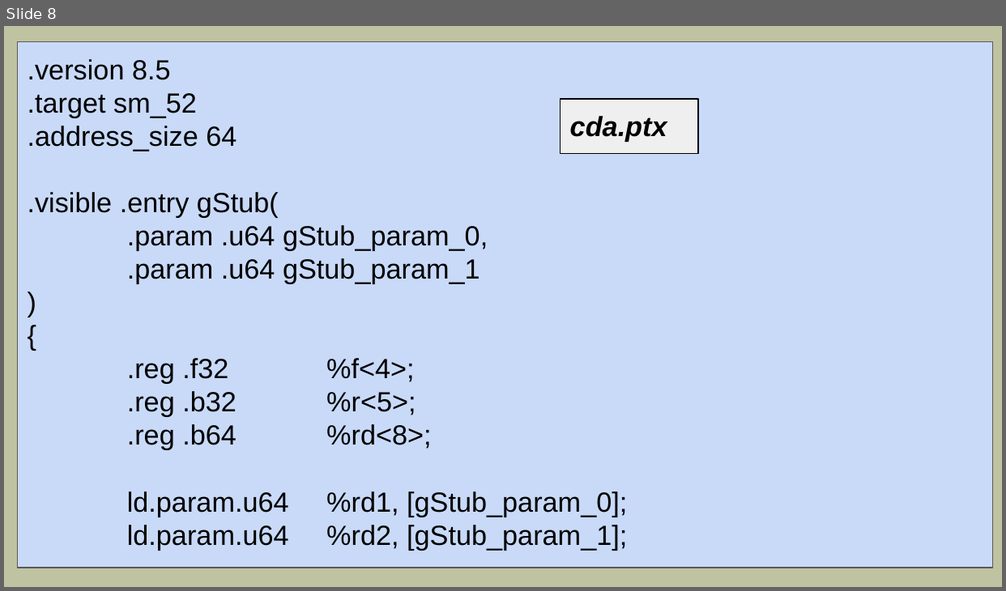
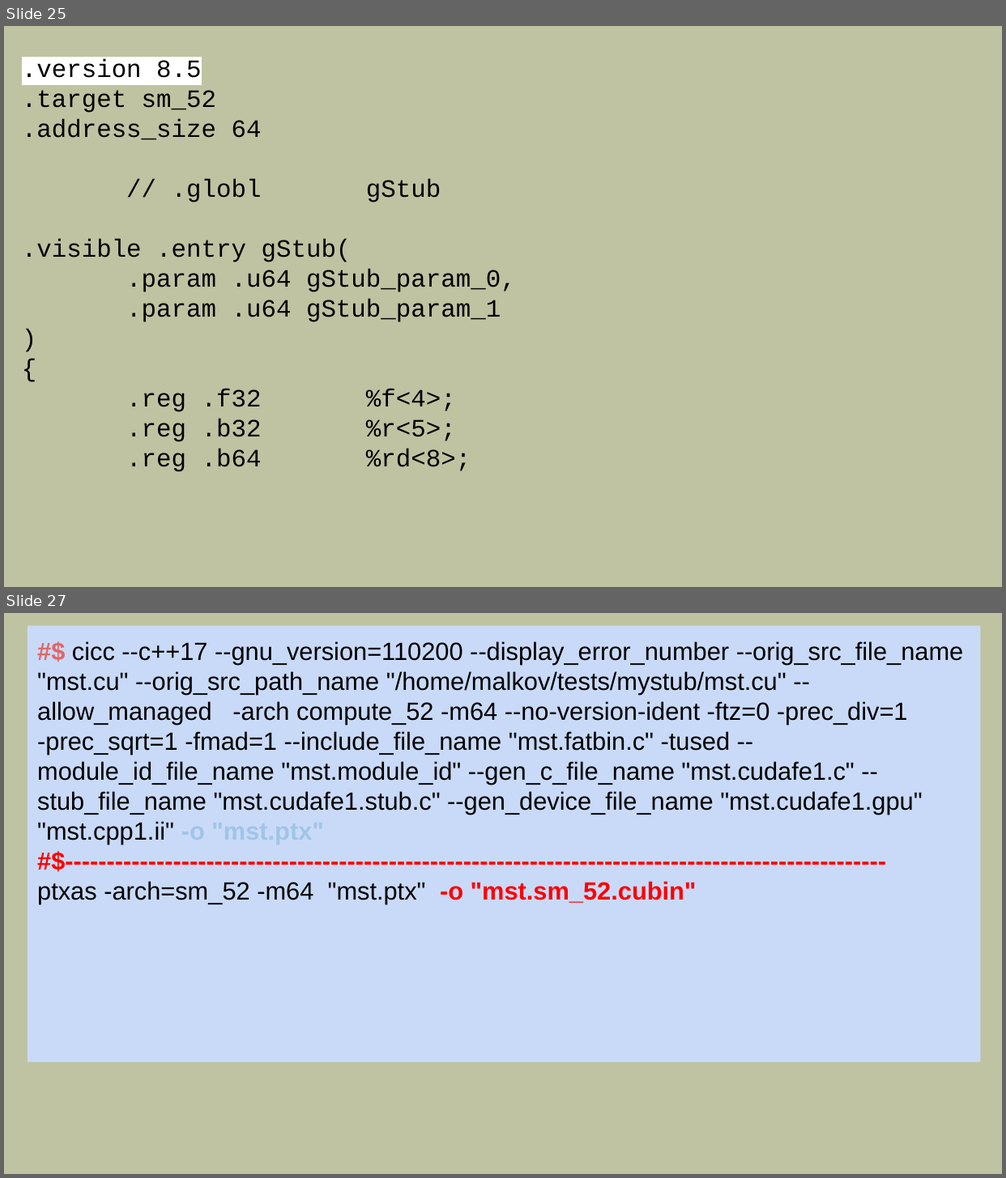
Before and after one commit to mlkv52/sibsutis_cuda_bachelors-2025, a slide deck: Лекции/pptx/Лекция8-ПГП-2025.pptx. Shown one above the other, each under a label of ours: slide 8 before the commit, slides 25 and 27 after it; the slides between them are not shown. The pictures are 1006x591 and 1006x1178 pixels, drawn with LibreOffice and Linux fonts; fonts in the diff are those of the drawing. Boxes give left, top, right and bottom in pixels: in the first picture for what was removed or moved away, otherwise in the second. Text is boxed around its words. In the diff, an @@ line names an element or a change of style, - is before the commit and + after.

```diff
--- a/Лекции/pptx/Лекция8-ПГП-2025.pptx
+++ b/Лекции/pptx/Лекция8-ПГП-2025.pptx
@@ slide 27 added at bbox=[4, 613, 1002, 1174], background #C0C3A1 @@
@@ rectangle added at bbox=[27, 626, 980, 1063], fill #C9DAF8, 18 pt, text #000000 @@
+#$ cicc --c++17 --gnu_version=110200 --display_error_number --orig_src_file_name "mst.cu" --orig_src_path_name "/home/malkov/tests/mystub/mst.cu" --allow_managed -arch compute_52 -m64 --no-version-ident -ftz=0 -prec_div=1 -prec_sqrt=1 -fmad=1 --include_file_name "mst.fatbin.c" -tused --module_id_file_name "mst.module_id" --gen_c_file_name "mst.cudafe1.c" --stub_file_name "mst.cudafe1.stub.c" --gen_device_file_name "mst.cudafe1.gpu" "mst.cpp1.ii" -o "mst.ptx"
+#$---------------------------------------------------------------------------------------------------
+ptxas -arch=sm_52 -m64 "mst.ptx" -o "mst.sm_52.cubin"
@@ what was slide 8 is now slide 25 @@
@@ slide 25 changed as well @@
@@ text ".version 8.5": place and size @@
-text ".version 8.5" at bbox=[17, 42, 993, 568]
+text ".version 8.5" at bbox=[22, 59, 516, 472]
@@ text ".version 8.5" at bbox=[22, 59, 516, 472]: fill #C9DAF8 to none; outline #595959 0.75 pt to none @@
@@ text at bbox=[22, 59, 516, 472]: size 20 to 18 pt, font Arial to Courier New; highlight none to #FFFFFF in ".version 8.5" @@
@@ rectangle removed at bbox=[560, 99, 697, 154] @@
-cda.ptx
@@ text at bbox=[172, 179, 441, 203]: paragraph added @@
+// .globl gStub
@@ text at bbox=[127, 492, 627, 550]: paragraphs removed @@
-ld.param.u64 %rd1, [gStub_param_0];
-ld.param.u64 %rd2, [gStub_param_1];
```
Also in this commit, not shown: 4 other slides changed, 25 other slides added, 9 slides removed, 6 other files.
